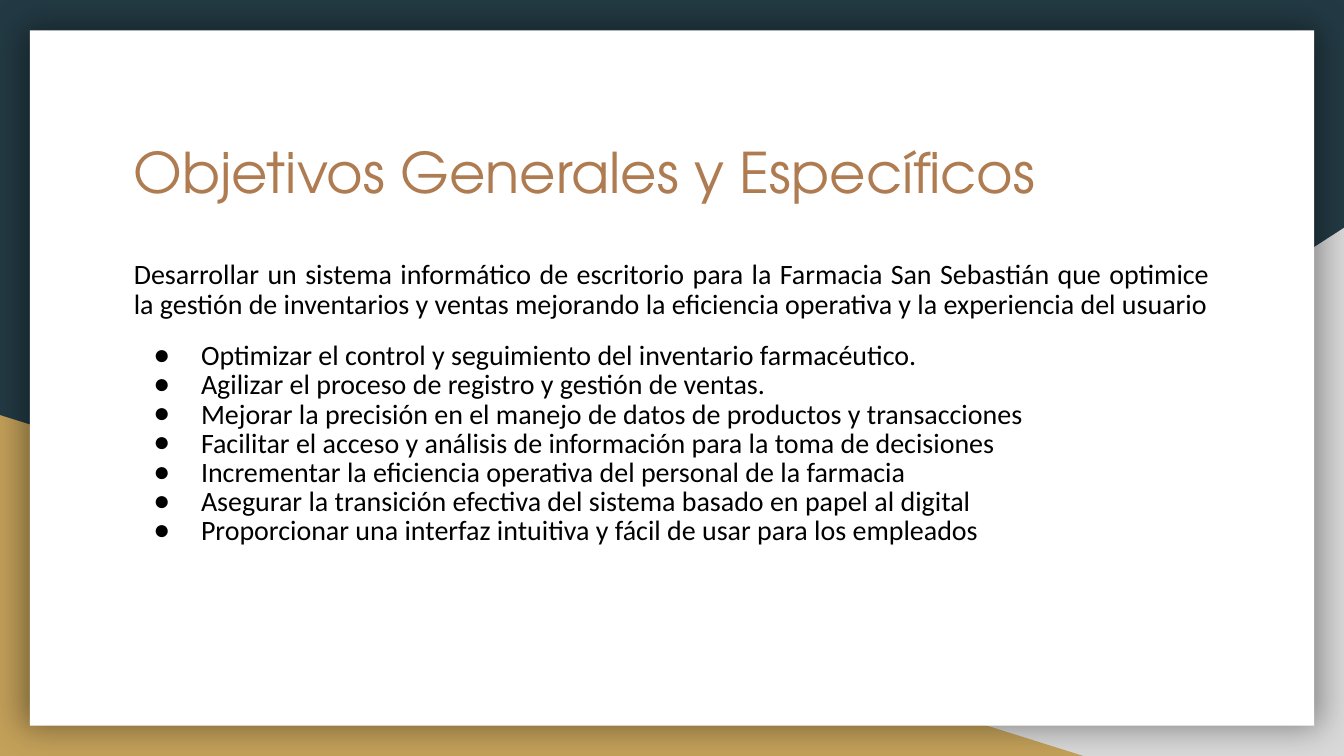
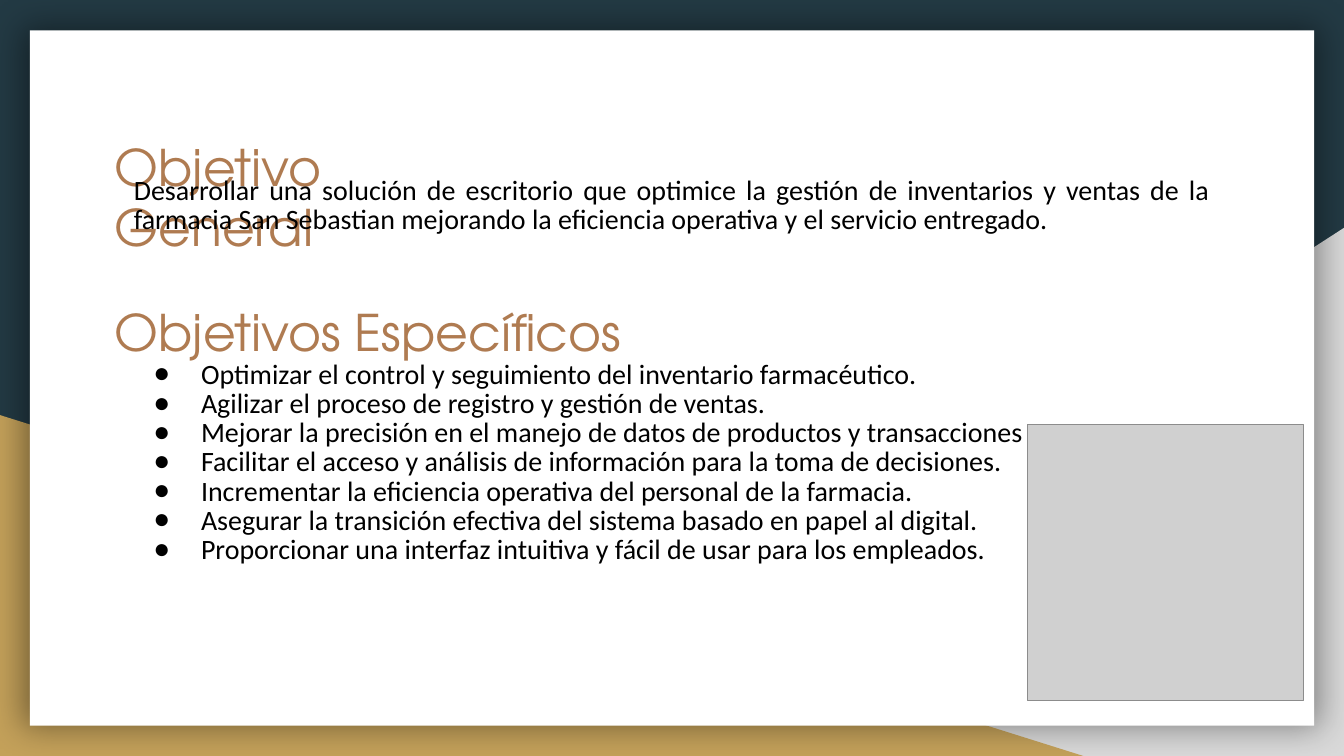
Before and after one commit to dacamposk1/capstone_grupo2, a slide deck: slide 4 of Fase 1/Evidencias Grupales/Presentación idea de proyecto.pptx. Drawn at 1344x756 pixels with LibreOffice and Linux fonts; fonts in the diff are those of the drawing; grey boxes stand for pictures. Boxes give left, top, right and bottom in pixels: in the first picture for what was removed or moved away, otherwise in the second. Text is boxed around its words. In the diff, an @@ line names an element or a change of style, - is before the commit and + after.

Commit message:
update

```diff
--- a/Fase 1/Evidencias Grupales/Presentación idea de proyecto.pptx
+++ b/Fase 1/Evidencias Grupales/Presentación idea de proyecto.pptx
@@ title added at (115,148,322,247), 27 pt, text #AF7B51 @@
+Objetivo General
@@ text "Desarrollar una solución de escritorio ...": place and size @@
-text "Desarrollar una solución de escritorio ..." at (134,264,1208,545)
+text "Desarrollar una solución de escritorio ..." at (134,177,1209,564)
@@ text at (134,177,1209,236): text changed @@
-Desarrollar un sistema informático de escritorio para la Farmacia San Sebastián que optimice la gestión de inventarios y ventas mejorando la eficiencia operativa y la experiencia del usuario
+Desarrollar una solución de escritorio que optimice la gestión de inventarios y ventas de la farmacia San Sebastian mejorando la eficiencia operativa y el servicio entregado.
@@ title removed at (134,150,1035,204) @@
-Objetivos Generales y Específicos
@@ text added at (115,313,621,376), 27 pt, text #AF7B51 @@
+Objetivos Específicos
@@ picture added at (1027,425,1304,702) @@
@@ text at (201,451,1002,564): text changed @@
-● Facilitar el acceso y análisis de información para la toma de decisiones
-● Incrementar la eficiencia operativa del personal de la farmacia
-● Asegurar la transición efectiva del sistema basado en papel al digital
-● Proporcionar una interfaz intuitiva y fácil de usar para los empleados
+● Facilitar el acceso y análisis de información para la toma de decisiones.
+● Incrementar la eficiencia operativa del personal de la farmacia.
+● Asegurar la transición efectiva del sistema basado en papel al digital.
+● Proporcionar una interfaz intuitiva y fácil de usar para los empleados.
```
Also in this commit, not shown: 5 other slides changed.
